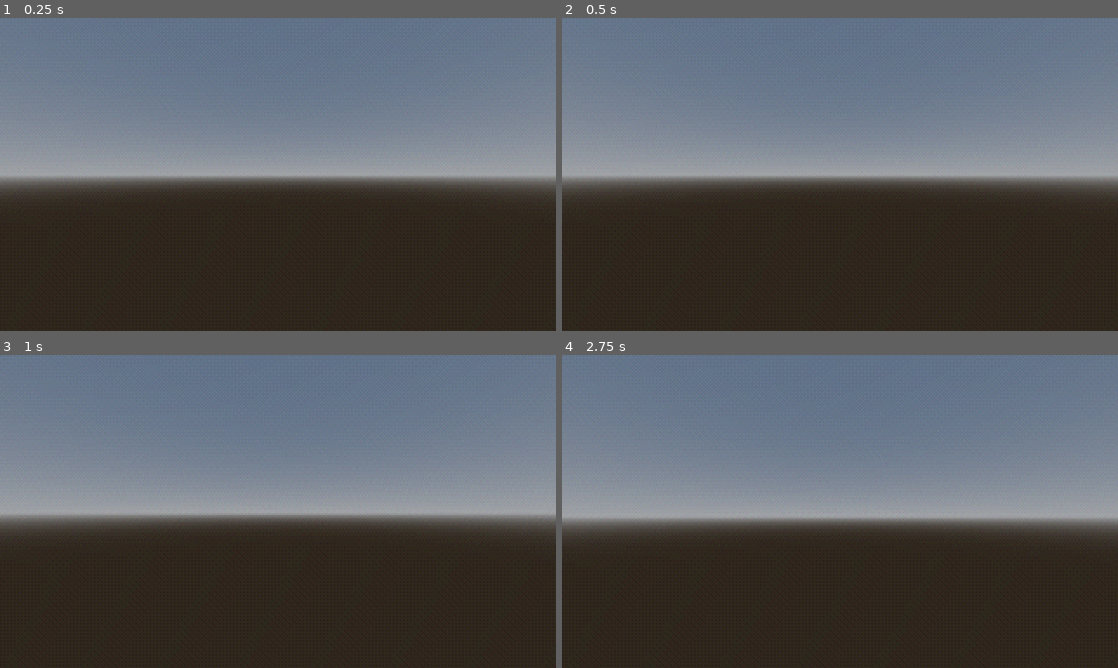
Above: before the commit, frames 1-4 (two rows, left to right).
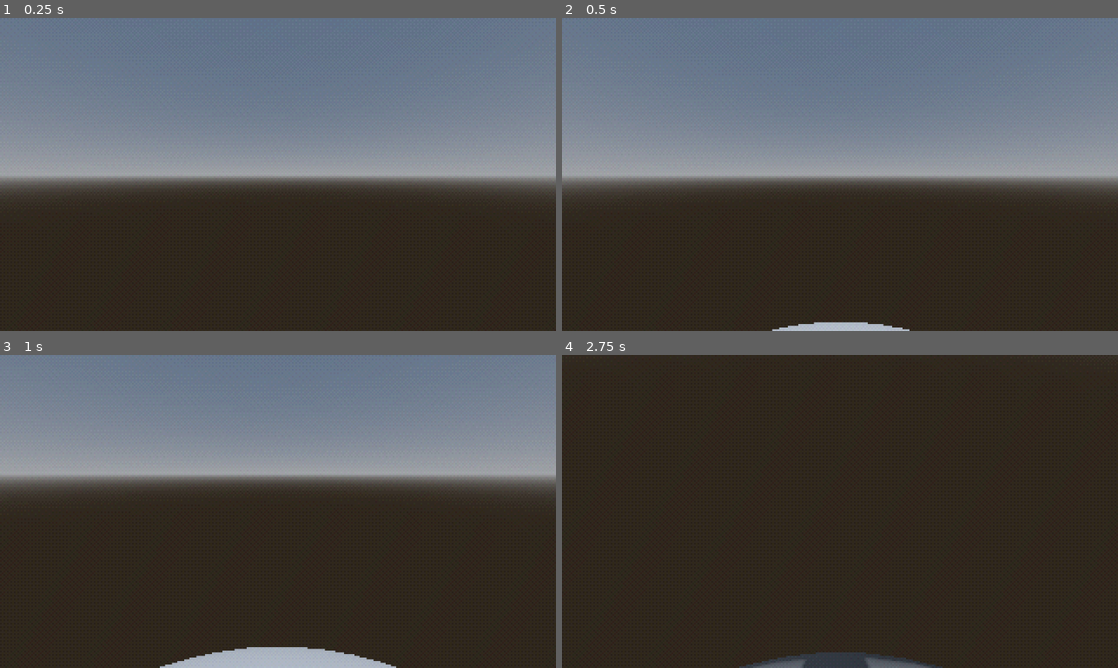
Above: after the commit, the same moments.

Repository: cellos51/panathalium
Game: Godot game, scene res://scenes/game/game.tscn
Two runs of this game, one before a commit and one after it. Both use one fixed random seed, a clock stepped at 60 frames per second and the inputs below.
Inputs (mouse positions are in pixels of both pictures, inside the frame that each line leads up to):
- Up to frame 1 (0.25 s): no input
- Up to frame 2 (0.5 s): no input
- Up to frame 3 (1 s): move the mouse to (305, 511) at 0.52 s; hold W (move_forward) from 0.53 s (still down); hold Shift (sprint) from 0.53 s (still down)
- Up to frame 4 (2.75 s): keep holding W (move_forward); move the mouse to (812, 511) at 1.27 s; release Shift (sprint) at 1.28 s; tap Shift (sprint) at 1.35 s; move the mouse to (851, 505) at 2.02 s; hold Shift (sprint) from 2.03 s (still down)

Frame 1 is identical in both runs. In frame 2, 0.5% of the frame differs, in the area x 37-63%, y 97-100%; in frame 3, 22%; in frame 4, 57%, in the area x 0-100%, y 0-100%.

Commit message:
spherewalk

Diff:
--- a/objects/player/player.gd
+++ b/objects/player/player.gd
@@ -44,6 +44,8 @@
 	if gameNode.paused == false:
 		t += delta
 
+		gravity = Vector3(0, 0, 0) - transform.origin
+
 		alignedTransform.basis = alignedTransform.basis.orthonormalized().slerp(alignY(alignedTransform, getGravityUP()).basis, 1)
 		rotation = alignedTransform.basis.get_euler()
 		rotate_object_local(Vector3(0,1,0), deg_to_rad(mouse.x))
